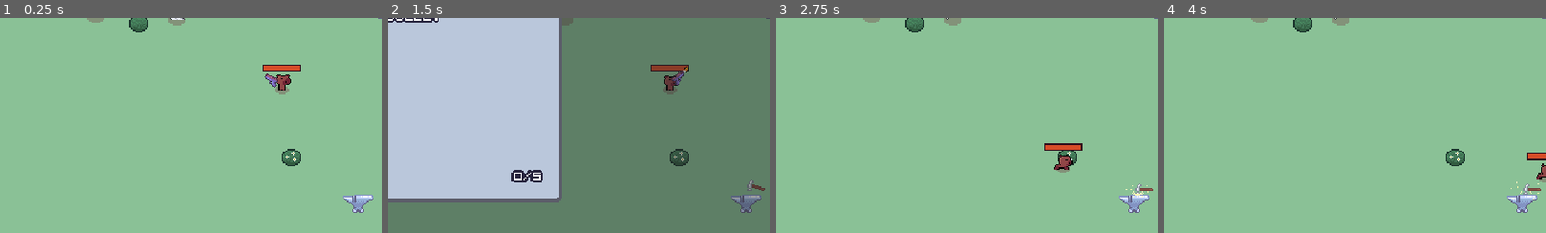
Above: before the commit, frames 1-4 (left to right).
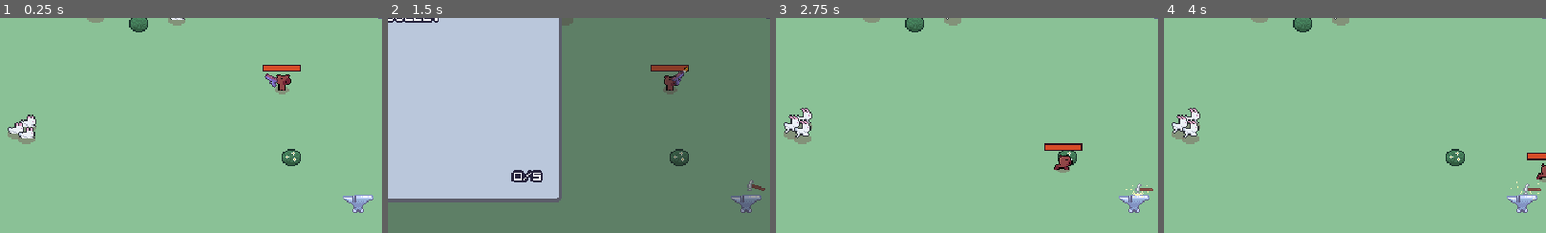
Above: after the commit, the same moments.

Repository: Sundwell/ritka-rampage
Game: Godot game, scene res://scenes/debug/ui_debug.tscn
Same seed, same stepped clock (60 frames per second), same inputs: the game is played once before the commit and once after it. This scene is started directly instead of the project's main scene.
Inputs (mouse positions are % of the whole screen's width and height, from its top left):
- Up to frame 1 (0.25 s): no input
- Up to frame 2 (1.5 s): click "Weapon Upgrade" at 0.5 s; move the mouse to (25, 50) at 1.27 s; press the mouse at (25, 50) at 1.28 s; hold D (move_right) from 1.28 s (still down)
- Up to frame 3 (2.75 s): move the mouse to (30, 55) at 2.02 s; release D (move_right) at 2.03 s; release the mouse at (30, 55) at 2.03 s; hold S (move_down) from 2.03 s (still down); tap W (move_top) at 2.1 s
- Up to frame 4 (4 s): move the mouse to (60, 28) at 2.77 s; release S (move_down) at 2.78 s; press the mouse at (60, 28) at 2.78 s; hold D (move_right) from 2.78 s (still down); move the mouse to (45, 70) at 3.52 s; release the mouse at (45, 70) at 3.53 s; tap W (move_top) at 3.6 s; click (45, 70) at 3.67 s
The pictures show only the part of the screen within x 18-68%, y 38-88%; the shares and areas given below are measured in that part.

The runs differ from the first frame. In frame 1, 0.7% of the frame differs, in the area x 2-10%, y 44-59%; in frame 2, nothing differs; in frame 3, 0.9%, in the area x 2-10%, y 41-59%; in frame 4, 0.9%.

Commit message:
Added Explosive Impact pistol upgrade

Diff:
--- /dev/null
+++ b/resources/upgrades/weapon_upgrades/pistol/mechanic/explosive_impact.tres
@@ -0,0 +1,14 @@
+[gd_resource type="Resource" script_class="PistolUpgrade" load_steps=2 format=3 uid="uid://bnyxc28kkj6tt"]
+
+[ext_resource type="Script" path="res://resources/upgrades/weapon_upgrades/pistol/pistol_upgrade.gd" id="1_7f0av"]
+
+[resource]
+script = ExtResource("1_7f0av")
+id = 6
+incompatible_uprades = Array[int]([])
+title = "Explosive Impact"
+weapon = 0
+max_quantity = 2
+type = 1
+hint = "You are not safe."
+description = "15% additional area damage per level"
--- a/resources/upgrades/weapon_upgrades/pistol/mechanic/piercing_shots.tres
+++ b/resources/upgrades/weapon_upgrades/pistol/mechanic/piercing_shots.tres
@@ -5,7 +5,7 @@
 [resource]
 script = ExtResource("1_see22")
 id = 4
-incompatible_uprades = Array[int]([])
+incompatible_uprades = Array[int]([5])
 title = "Piercing Shots"
 weapon = 0
 max_quantity = 2
--- a/resources/upgrades/weapon_upgrades/pistol/mechanic/ricochet.tres
+++ b/resources/upgrades/weapon_upgrades/pistol/mechanic/ricochet.tres
@@ -5,7 +5,7 @@
 [resource]
 script = ExtResource("1_ib5rk")
 id = 5
-incompatible_uprades = Array[int]([])
+incompatible_uprades = Array[int]([4])
 title = "Ricochet"
 weapon = 0
 max_quantity = 2
--- a/resources/upgrades/weapon_upgrades/pistol/pistol_upgrade.gd
+++ b/resources/upgrades/weapon_upgrades/pistol/pistol_upgrade.gd
@@ -10,7 +10,7 @@
 	MORE_BULLETS,
 	PIERCING_SHOTS,
 	RICOCHET,
-	EXPLOSIVE_BULLETS,
+	EXPLOSIVE_IMPACT,
 }
 
 @export var id: Id
--- a/resources/upgrades/weapon_upgrades/pistol/pistol_upgrades_pool.tres
+++ b/resources/upgrades/weapon_upgrades/pistol/pistol_upgrades_pool.tres
@@ -8,7 +8,8 @@
 [ext_resource type="Resource" uid="uid://cj2gajfd4cdys" path="res://resources/upgrades/weapon_upgrades/pistol/mechanic/more_bullets.tres" id="6_5qgvv"]
 [ext_resource type="Resource" uid="uid://b8c1gjdntjyl" path="res://resources/upgrades/weapon_upgrades/pistol/mechanic/piercing_shots.tres" id="7_0u04j"]
 [ext_resource type="Resource" uid="uid://bdtskcecjix7e" path="res://resources/upgrades/weapon_upgrades/pistol/mechanic/ricochet.tres" id="8_mv1y8"]
+[ext_resource type="Resource" uid="uid://bnyxc28kkj6tt" path="res://resources/upgrades/weapon_upgrades/pistol/mechanic/explosive_impact.tres" id="9_j6bxy"]
 
 [resource]
 script = ExtResource("1_fhp3j")
-upgrades = Array[ExtResource("2_ni3rd")]([ExtResource("6_5qgvv"), ExtResource("3_us7jv"), ExtResource("4_wgxph"), ExtResource("5_efh7b"), ExtResource("7_0u04j"), ExtResource("8_mv1y8")])
+upgrades = Array[ExtResource("2_ni3rd")]([ExtResource("6_5qgvv"), ExtResource("3_us7jv"), ExtResource("4_wgxph"), ExtResource("5_efh7b"), ExtResource("7_0u04j"), ExtResource("8_mv1y8"), ExtResource("9_j6bxy")])
--- a/scenes/autoload/utils.gd
+++ b/scenes/autoload/utils.gd
@@ -32,3 +32,7 @@
 	)
 
 	return available_nodes[0]
+
+
+func get_children_of_type(parent: Node, type) -> Array[Node]:
+	return parent.get_children().filter(func (child): return is_instance_of(child, type))
--- a/scenes/components/hitbox_component.gd
+++ b/scenes/components/hitbox_component.gd
@@ -3,6 +3,8 @@
 
 @export var reload_time: float = 0.5
 @export var damage := 0.0
+var collision_nodes: Array[Node] = []
+var is_active := true
 
 @onready var timer: Timer = $Timer
 
@@ -10,14 +12,25 @@
 func _ready():
 	if reload_time > 0:
 		timer.wait_time = reload_time
+		timer.timeout.connect(on_reload_timeout)
+
+	collision_nodes = Utils.get_children_of_type(self, CollisionShape2D)
 
 
-func is_reloaded():
-	return timer.is_stopped()
+func _toggle_collisions(disabled: bool):
+	is_active = not disabled
+	for collision: CollisionShape2D in collision_nodes:
+		collision.set_deferred('disabled', disabled)
 
 
 func start_reloading():
 	if reload_time == 0.0:
 		return
 
+	_toggle_collisions(true)
+
 	timer.start()
+
+
+func on_reload_timeout():
+	_toggle_collisions(false)
--- a/scenes/components/hurtbox_component.gd
+++ b/scenes/components/hurtbox_component.gd
@@ -4,28 +4,14 @@
 signal got_hurt
 
 @export var health_component: HealthComponent
-@export var has_invinsibility_frames: bool = false
-var surrounding_hitboxes: Array[HitboxComponent]
 
 
 func _ready():
 	area_entered.connect(on_area_entered)
-	area_exited.connect(on_area_exited)
-
-
-func _physics_process(delta):
-	if has_invinsibility_frames:
-		process_hitboxes()
-
-
-func process_hitboxes():
-	for hitbox_component in surrounding_hitboxes:
-		got_hurt.emit()
-		apply_damage(hitbox_component)
 
 
 func apply_damage(hitbox_component: HitboxComponent):
-	if hitbox_component.is_reloaded():
+	if hitbox_component.is_active:
 		health_component.damage(hitbox_component.damage)
 		hitbox_component.start_reloading()
 
@@ -39,17 +25,4 @@
 
 	var hitbox = other_area as HitboxComponent
 
-	if has_invinsibility_frames:
-		if not surrounding_hitboxes.has(hitbox):
-			surrounding_hitboxes.append(hitbox)
-	else:
-		apply_damage(hitbox)
-
-
-func on_area_exited(other_area: Area2D):
-	var hitbox_to_remove_index = surrounding_hitboxes.find(other_area)
-
-	if hitbox_to_remove_index == -1:
-		return
-
-	surrounding_hitboxes.remove_at(hitbox_to_remove_index)
+	apply_damage(hitbox)
--- a/scenes/debug/ui_debug.tscn
+++ b/scenes/debug/ui_debug.tscn
@@ -129,6 +129,33 @@
 [node name="VelocityComponent" parent="Entities/Bunny" index="2"]
 max_speed = 0.0
 
+[node name="Bunny4" parent="Entities" instance=ExtResource("13_0b838")]
+position = Vector2(-213, 30)
+
+[node name="HealthComponent" parent="Entities/Bunny4" index="0"]
+max_health = 1111.0
+
+[node name="VelocityComponent" parent="Entities/Bunny4" index="2"]
+max_speed = 0.0
+
+[node name="Bunny5" parent="Entities" instance=ExtResource("13_0b838")]
+position = Vector2(-223, 36)
+
+[node name="HealthComponent" parent="Entities/Bunny5" index="0"]
+max_health = 1111.0
+
+[node name="VelocityComponent" parent="Entities/Bunny5" index="2"]
+max_speed = 0.0
+
+[node name="Bunny6" parent="Entities" instance=ExtResource("13_0b838")]
+position = Vector2(-214, 40)
+
+[node name="HealthComponent" parent="Entities/Bunny6" index="0"]
+max_health = 1111.0
+
+[node name="VelocityComponent" parent="Entities/Bunny6" index="2"]
+max_speed = 0.0
+
 [node name="Bunny2" parent="Entities" instance=ExtResource("13_0b838")]
 position = Vector2(-88, -59)
 
@@ -150,5 +177,8 @@
 [node name="Foreground" type="Node2D" parent="." groups=["foreground_layer"]]
 
 [editable path="Entities/Bunny"]
+[editable path="Entities/Bunny4"]
+[editable path="Entities/Bunny5"]
+[editable path="Entities/Bunny6"]
 [editable path="Entities/Bunny2"]
 [editable path="Entities/Bunny3"]
--- /dev/null
+++ b/scenes/explosion/explosion.gd
@@ -0,0 +1,14 @@
+class_name Explosion
+extends Node2D
+
+var damage: float = 0.0
+
+@onready var hitbox_component: HitboxComponent = $HitboxComponent
+
+
+func _ready() -> void:
+	hitbox_component.damage = damage
+
+
+func set_damage(amount: float):
+	damage = amount
--- /dev/null
+++ b/scenes/explosion/explosion.tscn
@@ -0,0 +1,117 @@
+[gd_scene load_steps=8 format=3 uid="uid://b151mbj1k8ah8"]
+
+[ext_resource type="Script" path="res://scenes/explosion/explosion.gd" id="1_p6m3e"]
+[ext_resource type="PackedScene" uid="uid://cryx377fes7t2" path="res://scenes/components/hitbox_component.tscn" id="2_s0qrb"]
+
+[sub_resource type="CircleShape2D" id="CircleShape2D_0m4ud"]
+radius = 20.0
+
+[sub_resource type="Gradient" id="Gradient_gvhx0"]
+offsets = PackedFloat32Array(0, 0.251546, 0.744792, 1)
+colors = PackedColorArray(0.968627, 0.956863, 0.74902, 1, 1, 0.811765, 0.0196078, 1, 0.913725, 0.52549, 0.152941, 1, 0.913725, 0.52549, 0.152941, 0)
+
+[sub_resource type="Animation" id="Animation_fv827"]
+length = 0.001
+tracks/0/type = "value"
+tracks/0/imported = false
+tracks/0/enabled = true
+tracks/0/path = NodePath("CPUParticles2D:emitting")
+tracks/0/interp = 1
+tracks/0/loop_wrap = true
+tracks/0/keys = {
+"times": PackedFloat32Array(0),
+"transitions": PackedFloat32Array(1),
+"update": 1,
+"values": [false]
+}
+tracks/1/type = "value"
+tracks/1/imported = false
+tracks/1/enabled = true
+tracks/1/path = NodePath("HitboxComponent/CollisionShape2D:disabled")
+tracks/1/interp = 1
+tracks/1/loop_wrap = true
+tracks/1/keys = {
+"times": PackedFloat32Array(0),
+"transitions": PackedFloat32Array(1),
+"update": 1,
+"values": [false]
+}
+
+[sub_resource type="Animation" id="Animation_3xgdv"]
+resource_name = "default"
+length = 0.4
+step = 0.05
+tracks/0/type = "value"
+tracks/0/imported = false
+tracks/0/enabled = true
+tracks/0/path = NodePath("CPUParticles2D:emitting")
+tracks/0/interp = 1
+tracks/0/loop_wrap = true
+tracks/0/keys = {
+"times": PackedFloat32Array(0),
+"transitions": PackedFloat32Array(1),
+"update": 1,
+"values": [true]
+}
+tracks/1/type = "method"
+tracks/1/imported = false
+tracks/1/enabled = true
+tracks/1/path = NodePath(".")
+tracks/1/interp = 1
+tracks/1/loop_wrap = true
+tracks/1/keys = {
+"times": PackedFloat32Array(0.4),
+"transitions": PackedFloat32Array(1),
+"values": [{
+"args": [],
+"method": &"queue_free"
+}]
+}
+tracks/2/type = "value"
+tracks/2/imported = false
+tracks/2/enabled = true
+tracks/2/path = NodePath("HitboxComponent/CollisionShape2D:disabled")
+tracks/2/interp = 1
+tracks/2/loop_wrap = true
+tracks/2/keys = {
+"times": PackedFloat32Array(0, 0.1),
+"transitions": PackedFloat32Array(1, 1),
+"update": 1,
+"values": [false, true]
+}
+
+[sub_resource type="AnimationLibrary" id="AnimationLibrary_alhjk"]
+_data = {
+"RESET": SubResource("Animation_fv827"),
+"default": SubResource("Animation_3xgdv")
+}
+
+[node name="Explosion" type="Node2D"]
+script = ExtResource("1_p6m3e")
+
+[node name="HitboxComponent" parent="." instance=ExtResource("2_s0qrb")]
+collision_layer = 24
+reload_time = 0.0
+damage = 1.0
+
+[node name="CollisionShape2D" type="CollisionShape2D" parent="HitboxComponent"]
+shape = SubResource("CircleShape2D_0m4ud")
+
+[node name="CPUParticles2D" type="CPUParticles2D" parent="."]
+emitting = false
+amount = 48
+lifetime = 0.4
+explosiveness = 1.0
+spread = 180.0
+gravity = Vector2(0, 0)
+initial_velocity_min = 36.0
+initial_velocity_max = 52.0
+scale_amount_min = 0.5
+scale_amount_max = 2.0
+color_ramp = SubResource("Gradient_gvhx0")
+
+[node name="AnimationPlayer" type="AnimationPlayer" parent="."]
+libraries = {
+"": SubResource("AnimationLibrary_alhjk")
+}
+autoplay = "default"
--- a/scenes/game_object/player/player.tscn
+++ b/scenes/game_object/player/player.tscn
@@ -235,7 +235,6 @@
 collision_layer = 32
 collision_mask = 16
 health_component = NodePath("../HealthComponent")
-has_invinsibility_frames = true
 
 [node name="CollisionShape2D" type="CollisionShape2D" parent="HurtboxComponent"]
 shape = SubResource("CircleShape2D_4sibk")
--- a/scenes/weapons/pistol/pistol_bullet/pistol_bullet.gd
+++ b/scenes/weapons/pistol/pistol_bullet/pistol_bullet.gd
@@ -5,20 +5,22 @@
 const BASE_MAX_DISTANCE = 130.0
 const MAX_RICOCHET_DISTANCE = 80.0
 
-@export var base_health := 1.0
+@export var base_max_health := 1.0
 @export var hitbox_component: HitboxComponent
 @export var base_damage = 2.0
+@export var explosion_scene: PackedScene
 var speed := BASE_SPEED
 var max_distance := BASE_MAX_DISTANCE
 var travelled_distance := 0
 var upgrades_count := {}
+var exploded_count := 0
 
 @onready var health_component: HealthComponent = $HealthComponent
 @onready var projectile_hurtbox_component: Area2D = $ProjectileHurtboxComponent
 
 
 func _ready():
-	_set_max_health(base_health)
+	_set_max_health(base_max_health)
 	projectile_hurtbox_component.collided.connect(on_collided)
 	health_component.died.connect(on_died)
 
@@ -48,6 +50,7 @@
 		PistolUpgrade.Id.PIERCING_SHOTS,
 		PistolUpgrade.Id.DAMAGE_UP,
 		PistolUpgrade.Id.RICOCHET,
+		PistolUpgrade.Id.EXPLOSIVE_IMPACT
 	]
 
 	for id: PistolUpgrade.Id in BULLET_UPGRADE_IDS:
@@ -63,7 +66,7 @@
 
 	var piercing_shots_count: int = upgrades_count[PistolUpgrade.Id.PIERCING_SHOTS]
 	if piercing_shots_count > 0:
-		_set_max_health(base_health + piercing_shots_count)
+		_set_max_health(base_max_health + piercing_shots_count)
 		speed = speed * 0.8
 
 	var damage_up_count: int = upgrades_count[PistolUpgrade.Id.DAMAGE_UP]
@@ -72,7 +75,7 @@
 
 	var ricochet_count: int = upgrades_count[PistolUpgrade.Id.RICOCHET]
 	if ricochet_count > 0:
-		_set_max_health(base_health + ricochet_count)
+		_set_max_health(base_max_health + ricochet_count)
 		_set_damage(base_damage * 0.7)
 
 
@@ -109,8 +112,26 @@
 	queue_free()
 
 
+func _create_explosion(damage: float):
+	exploded_count += 1
+
+	var explosion = explosion_scene.instantiate() as Explosion
+	explosion.set_damage(damage)
+	explosion.global_position = global_position
+	Utils.get_entities_layer().add_child(explosion)
+
+
+func _can_create_explosion() -> bool:
+	return exploded_count == 0
+
+
 func on_collided():
 	health_component.damage(1)
+
+	var explosive_impact_count: int = upgrades_count[PistolUpgrade.Id.EXPLOSIVE_IMPACT]
+	if explosive_impact_count > 0 and _can_create_explosion():
+		var explosion_damage = hitbox_component.damage * (explosive_impact_count * 0.15)
+		Callable(_create_explosion.bind(explosion_damage)).call_deferred()
 
 	if health_component.get_health_percent() == 0:
 		return
--- a/scenes/weapons/pistol/pistol_bullet/pistol_bullet.tscn
+++ b/scenes/weapons/pistol/pistol_bullet/pistol_bullet.tscn
@@ -1,8 +1,9 @@
-[gd_scene load_steps=10 format=3 uid="uid://ck6vo5d385q3c"]
+[gd_scene load_steps=11 format=3 uid="uid://ck6vo5d385q3c"]
 
 [ext_resource type="Script" path="res://scenes/weapons/pistol/pistol_bullet/pistol_bullet.gd" id="1_haia6"]
 [ext_resource type="Texture2D" uid="uid://j0nffnyecxye" path="res://scenes/weapons/pistol/pistol_bullet/bullet.png" id="2_6pqw6"]
 [ext_resource type="PackedScene" uid="uid://jfbffly5rjbc" path="res://scenes/components/health_component.tscn" id="2_i4pkq"]
+[ext_resource type="PackedScene" uid="uid://b151mbj1k8ah8" path="res://scenes/explosion/explosion.tscn" id="2_wcckn"]
 [ext_resource type="Script" path="res://scenes/weapons/pistol/pistol_bullet/bullet_trail.gd" id="3_38db2"]
 [ext_resource type="PackedScene" uid="uid://0vth6qt1d50l" path="res://scenes/components/projectile_hurtbox_component.tscn" id="4_hmcoo"]
 [ext_resource type="PackedScene" uid="uid://cryx377fes7t2" path="res://scenes/components/hitbox_component.tscn" id="4_p18sw"]
@@ -21,6 +22,7 @@
 top_level = true
 script = ExtResource("1_haia6")
 hitbox_component = NodePath("HitboxComponent")
+explosion_scene = ExtResource("2_wcckn")
 
 [node name="HealthComponent" parent="." instance=ExtResource("2_i4pkq")]
 max_health = 1.0
@@ -31,7 +33,6 @@
 shape = SubResource("CircleShape2D_fdwcm")
 
 [node name="HitboxComponent" parent="." instance=ExtResource("4_p18sw")]
-visible = false
 collision_layer = 8
 reload_time = 0.0
 damage = 2.0
Not shown: 1 places in resources/upgrades/weapon_upgrades/pistol/pistol_upgrades_pool.tres that only renumber resources
